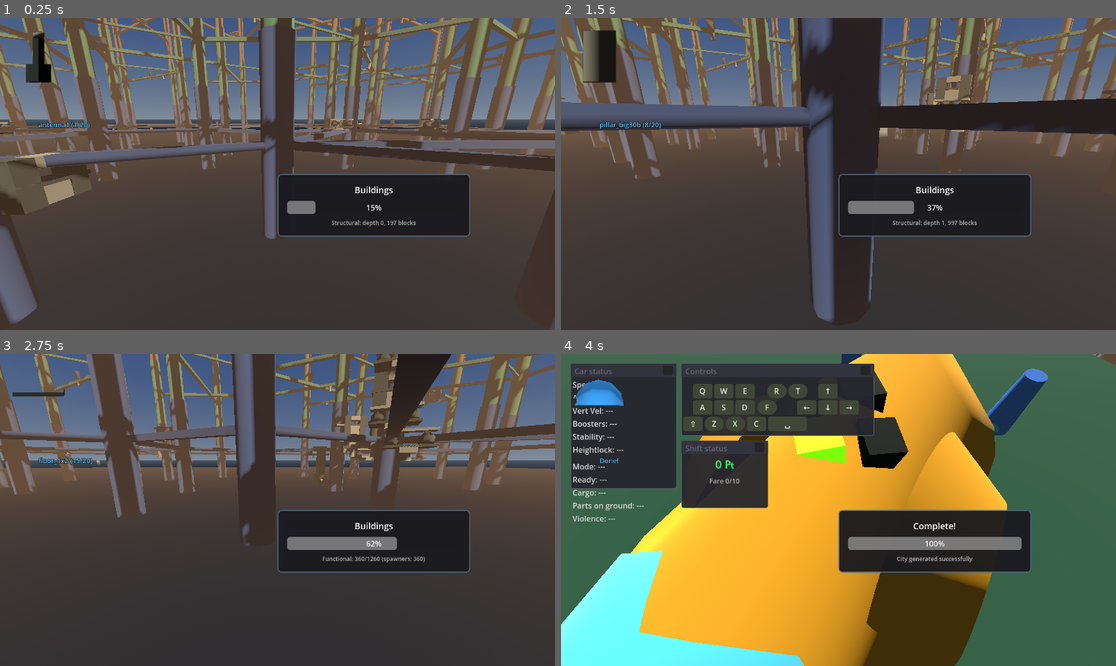
Above: before the commit, frames 1-4 (two rows, left to right).
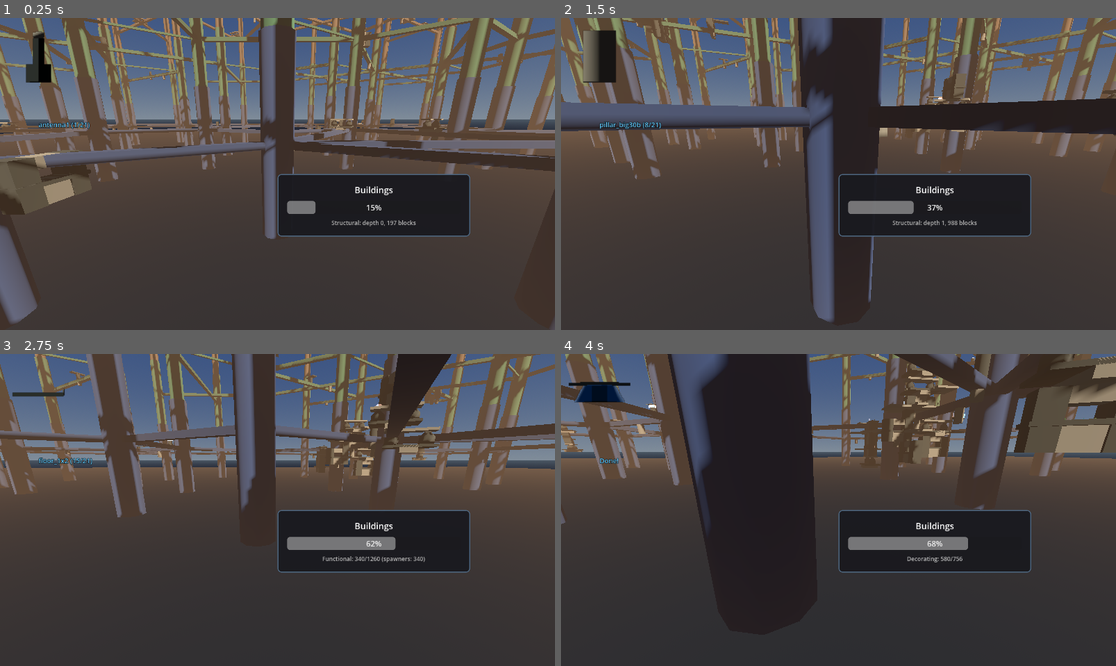
Above: after the commit, the same moments.

Repository: TaxiService/fcar
Game: Godot game, scene res://city/city_test.tscn
The game is run twice, just before and just after one commit, with the same random seed, the same clock (stepped at 60 frames per second) and the same inputs.
Inputs (mouse positions are in pixels of both pictures, inside the frame that each line leads up to):
- Up to frame 1 (0.25 s): no input
- Up to frame 2 (1.5 s): tap Enter at 0.5 s; move the mouse to (866, 174) at 0.52 s; hold W (forward) from 0.53 s (still down); tap Shift (boost) at 0.6 s; click (866, 174) at 0.67 s; tap Space (jump) at 0.77 s; move the mouse to (810, 174) at 1.27 s; tap R (confirm) at 1.35 s
- Up to frame 3 (2.75 s): keep holding W (forward); tap Space (jump) at 1.52 s; move the mouse to (288, 503) at 2.02 s; tap C (crouch) at 2.1 s
- Up to frame 4 (4 s): keep holding W (forward); move the mouse to (832, 516) at 2.77 s; tap V (toggle_auto_hover) at 2.85 s; click (832, 516) at 2.92 s; tap Space (jump) at 3.02, 3.77 s; move the mouse to (877, 513) at 3.52 s; hold F (toggle_control_lock) from 3.53 s (still down)

The runs differ from the first frame. In frame 1, less than 0.1% of the frame differs, in the area x 15-16%, y 33-36%; in frame 2, 0.8%; in frame 3, 1.9%; in frame 4, 89%, in the area x 0-100%, y 0-100%.

Commit message:
per-hex functional building limits with guarantee pass
Adds min/max limits per hexagon for functional blocks (hospitals,
repairs, spawners) to ensure even distribution across the city.
Includes a guarantee pass that force-places under-represented types
on nearest available sockets.

Co-Authored-By: Claude Opus 4.6 <noreply@anthropic.com>

Diff:
--- a/city/BuildingGenerator.gd
+++ b/city/BuildingGenerator.gd
@@ -50,6 +50,7 @@
 const FUNCTIONAL_SCENE_PATHS: Array = [
 	"res://city/building/functional/spawner1x1.tscn",
 	"res://city/building/functional/hospital1x1.tscn",
+	"res://city/building/functional/repairs1x1.tscn",
 ]
 
 @export_category("Pass 1: Structure")
@@ -94,6 +95,20 @@
 var _is_generating: bool = false
 var _current_seed: int = 0
 
+# Hex center positions (XZ plane, passed from CityGenerator)
+var _hex_centers: Array[Vector2] = []
+
+# Per-hex functional block limits: { scene_path: { "min": N, "max": N } }
+# max = -1 means unlimited
+const FUNCTIONAL_LIMITS: Dictionary = {
+	"res://city/building/functional/hospital1x1.tscn": { "min": 0, "max": 1 },
+	"res://city/building/functional/repairs1x1.tscn": { "min": 1, "max": 1 },
+	"res://city/building/functional/spawner1x1.tscn": { "min": 5, "max": -1 },
+}
+
+# Tracking: { hex_index: { scene_path: count } }
+var _functional_counts_per_hex: Dictionary = {}
+
 
 func _ready():
 	_load_block_library()
@@ -117,10 +132,50 @@
 		array[j] = temp
 
 
+func set_hex_centers(centers: Array[Vector2]):
+	_hex_centers = centers
+
+
+func _get_nearest_hex_index(world_pos: Vector3) -> int:
+	var nearest_idx: int = 0
+	var nearest_dist_sq: float = INF
+	for i in range(_hex_centers.size()):
+		var dx = world_pos.x - _hex_centers[i].x
+		var dz = world_pos.z - _hex_centers[i].y  # Vector2.y = world Z
+		var dist_sq = dx * dx + dz * dz
+		if dist_sq < nearest_dist_sq:
+			nearest_dist_sq = dist_sq
+			nearest_idx = i
+	return nearest_idx
+
+
+func _get_hex_functional_count(hex_idx: int, scene_path: String) -> int:
+	if not _functional_counts_per_hex.has(hex_idx):
+		return 0
+	return _functional_counts_per_hex[hex_idx].get(scene_path, 0)
+
+
+func _increment_hex_functional_count(hex_idx: int, scene_path: String):
+	if not _functional_counts_per_hex.has(hex_idx):
+		_functional_counts_per_hex[hex_idx] = {}
+	var counts = _functional_counts_per_hex[hex_idx]
+	counts[scene_path] = counts.get(scene_path, 0) + 1
+
+
+func _is_at_hex_limit(hex_idx: int, scene_path: String) -> bool:
+	if not FUNCTIONAL_LIMITS.has(scene_path):
+		return false
+	var max_limit = FUNCTIONAL_LIMITS[scene_path].get("max", -1)
+	if max_limit == -1:
+		return false
+	return _get_hex_functional_count(hex_idx, scene_path) >= max_limit
+
+
 func reset():
 	_placed_aabbs.clear()
 	_growth_queue.clear()
 	_placed_blocks.clear()
+	_functional_counts_per_hex.clear()
 	_stats = {
 		"blocks_placed": 0,
 		"structural_placed": 0,
@@ -200,6 +255,7 @@
 	# Pass 2: Functional (spawners, POIs, etc.) - gameplay priority
 	if functional_enabled:
 		await _run_functional_pass()
+		_run_functional_guarantee_pass()
 
 	# Pass 3: Decoration - visual polish on remaining sockets
 	if decoration_enabled:
@@ -691,7 +747,11 @@
 		var shuffled = valid_blocks.duplicate()
 		_shuffle_array(shuffled)
 
-		for func_info in shuffled.slice(0, 3):
+		var hex_idx = _get_nearest_hex_index(socket_data.pos) if not _hex_centers.is_empty() else -1
+
+		for func_info in shuffled.slice(0, 5):
+			if hex_idx >= 0 and _is_at_hex_limit(hex_idx, func_info.path):
+				continue
 			var result = _try_place_block(
 				func_info,
 				socket_data.pos,
@@ -707,11 +767,12 @@
 				_stats.blocks_placed += 1
 				_stats.functional_placed += 1
 				_stats.sockets_functional += 1
+				if hex_idx >= 0:
+					_increment_hex_functional_count(hex_idx, func_info.path)
 
 				if func_info.can_spawn:
 					_stats.spawners_placed += 1
 
-				# Debug: track which functional scenes get placed
 				if "hospital" in func_info.path:
 					_stats["hospitals_placed"] = _stats.get("hospitals_placed", 0) + 1
 
@@ -727,6 +788,94 @@
 				break
 
 	generation_progress.emit(_stats.blocks_placed, "Functional complete: %d added (%d spawners, %d hospitals)" % [placed, _stats.spawners_placed, _stats.get("hospitals_placed", 0)])
+
+
+func _run_functional_guarantee_pass():
+	if _hex_centers.is_empty():
+		return
+
+	var total_forced = 0
+	for hex_idx in range(_hex_centers.size()):
+		for scene_path in FUNCTIONAL_LIMITS:
+			var limits = FUNCTIONAL_LIMITS[scene_path]
+			var min_count = limits.get("min", 0)
+			if min_count <= 0:
+				continue
+			var current = _get_hex_functional_count(hex_idx, scene_path)
+			if current >= min_count:
+				continue
+			var needed = min_count - current
+			var placed = _force_place_functional_in_hex(hex_idx, scene_path, needed)
+			total_forced += placed
+			if placed < needed:
+				print("  WARNING: Could not meet minimum for %s in hex %d: placed %d/%d" % [
+					scene_path.get_file(), hex_idx, current + placed, min_count])
+
+	if total_forced > 0:
+		print("  Guarantee pass: force-placed %d functional blocks" % total_forced)
+
+
+func _force_place_functional_in_hex(hex_idx: int, scene_path: String, needed: int) -> int:
+	var hex_center = _hex_centers[hex_idx]
+
+	# Find the block_info for this scene_path
+	var target_block_info: Dictionary = {}
+	for func_block in _functional_blocks:
+		if func_block.path == scene_path:
+			target_block_info = func_block
+			break
+	if target_block_info.is_empty():
+		return 0
+
+	# Collect open sockets from placed blocks, sorted by distance to this hex
+	var open_sockets: Array[Dictionary] = []
+	for block in _placed_blocks:
+		if not is_instance_valid(block):
+			continue
+		for conn in block.get_available_connections():
+			if not conn.is_socket:
+				continue
+			var wpos = block.get_connection_world_position(conn)
+			var dx = wpos.x - hex_center.x
+			var dz = wpos.z - hex_center.y
+			var dist_sq = dx * dx + dz * dz
+			open_sockets.append({
+				"block": block, "conn": conn,
+				"pos": wpos, "dir": block.get_connection_world_direction(conn),
+				"heading": block.rotation.y, "dist_sq": dist_sq,
+			})
+
+	open_sockets.sort_custom(func(a, b): return a.dist_sq < b.dist_sq)
+
+	var placed = 0
+	for socket_data in open_sockets:
+		if placed >= needed:
+			break
+		var conn: ConnectionPoint = socket_data.conn
+		var block: BuildingBlock = socket_data.block
+		if not is_instance_valid(block):
+			continue
+
+		var target_dir = -socket_data.dir
+		var valid = _get_matching_blocks(
+			[target_block_info], 0, max_growth_depth,
+			conn.type_flags, conn.size_flags, target_dir
+		)
+		if valid.is_empty():
+			continue
+
+		var result = _try_place_block(
+			target_block_info, socket_data.pos, target_dir,
+			conn.type_flags, conn.size_flags, socket_data.heading
+		)
+		if result.success:
+			block.mark_connection_used(conn)
+			placed += 1
+			_stats.blocks_placed += 1
+			_stats.functional_placed += 1
+			_increment_hex_functional_count(hex_idx, scene_path)
+
+	return placed
 
 
 func _run_functional_pass_sync():
@@ -1397,6 +1546,15 @@
 			depth_str += "d%s:%d " % [d, _stats.depth_distribution[d]]
 		print("  Depth: %s" % depth_str.strip_edges())
 
+	if not _functional_counts_per_hex.is_empty():
+		print("  Functional blocks per hex:")
+		for hex_idx in _functional_counts_per_hex:
+			var counts = _functional_counts_per_hex[hex_idx]
+			var parts: Array[String] = []
+			for path in counts:
+				parts.append("%s=%d" % [path.get_file().get_basename(), counts[path]])
+			print("    Hex %d: %s" % [hex_idx, ", ".join(parts)])
+
 
 func print_debug_stats():
 	print_stats()
--- a/city/CityGenerator.gd
+++ b/city/CityGenerator.gd
@@ -757,6 +757,7 @@
 	building_generator.max_decoration_blocks = int(building_max_total * 0.3)  # 30% extra for decorations
 	building_generator.decoration_probability = 0.4
 	building_generator.reset()
+	building_generator.set_hex_centers(hex_centers)
 	if building_generator.has_method("set_seed"):
 		building_generator.set_seed(_current_seed + 92711)
 
--- /dev/null
+++ b/city/building/functional/repairs1x1.tscn
@@ -0,0 +1,63 @@
+[gd_scene load_steps=11 format=3 uid="uid://u3v2c5dec5bi"]
+
+[ext_resource type="Script" uid="uid://cmafag82uyxu7" path="res://city/BuildingBlock.gd" id="1_7qblo"]
+[ext_resource type="Material" uid="uid://ce3eavktn35d4" path="res://mats/grey.tres" id="2_6cxhl"]
+[ext_resource type="Material" uid="uid://c84qehqsj2tk1" path="res://mats/floor_small.tres" id="3_qds03"]
+[ext_resource type="Material" uid="uid://bqb6xr3pfb6vl" path="res://mats/holo.tres" id="3_r3d66"]
+[ext_resource type="Script" uid="uid://bqovvbw65pd4c" path="res://city/ConnectionPoint.gd" id="3_ulfbp"]
+
+[sub_resource type="BoxShape3D" id="BoxShape3D_6cxhl"]
+size = Vector3(25, 1.5, 25)
+
+[sub_resource type="BoxMesh" id="BoxMesh_qds03"]
+material = ExtResource("2_6cxhl")
+size = Vector3(25, 1.5, 25)
+
+[sub_resource type="BoxShape3D" id="BoxShape3D_5dwv6"]
+size = Vector3(2, 8.323853, 10)
+
+[sub_resource type="BoxMesh" id="BoxMesh_fulfq"]
+material = ExtResource("3_qds03")
+size = Vector3(2, 9.5, 10)
+
+[sub_resource type="CylinderMesh" id="CylinderMesh_j4nc4"]
+material = ExtResource("3_r3d66")
+top_radius = 9.0
+bottom_radius = 14.0
+height = 9.0
+radial_segments = 10
+rings = 0
+cap_bottom = false
+
+[node name="FloorSmall5" type="StaticBody3D"]
+script = ExtResource("1_7qblo")
+block_type = 1
+can_spawn_people = true
+
+[node name="CollisionShape3D2" type="CollisionShape3D" parent="."]
+transform = Transform3D(1, 0, 0, 0, 1, 0, 0, 0, 1, 0, 12.071819, 0)
+shape = SubResource("BoxShape3D_6cxhl")
+
+[node name="MeshInstance3D2" type="MeshInstance3D" parent="."]
+transform = Transform3D(1, 0, 0, 0, 1, 0, 0, 0, 1, 0, 12.071819, 0)
+mesh = SubResource("BoxMesh_qds03")
+
+[node name="CollisionShape3D3" type="CollisionShape3D" parent="."]
+transform = Transform3D(1, 0, 0, 0, 1, 0, 0, 0, 1, 0, 6.9904613, 0)
+shape = SubResource("BoxShape3D_5dwv6")
+
+[node name="MeshInstance3D3" type="MeshInstance3D" parent="."]
+transform = Transform3D(1, 0, 0, 0, 1, 0, 0, 0, 1, 0, 6.774557, 0)
+mesh = SubResource("BoxMesh_fulfq")
+
+[node name="MeshInstance3D4" type="MeshInstance3D" parent="."]
+transform = Transform3D(1, 0, 0, 0, 1, 0, 0, 0, 1, 0, 6.777426, 0)
+mesh = SubResource("CylinderMesh_j4nc4")
+
+[node name="Conn_Plug_Large2" type="Marker3D" parent="."]
+transform = Transform3D(1, 0, 0, 0, -4.371139e-08, 1, 0, -1, -4.371139e-08, 0, 2.5, 0)
+script = ExtResource("3_ulfbp")
+size_flags = 4
+is_socket = false
+can_spawn_zone = true
+rotation_mode = 1
